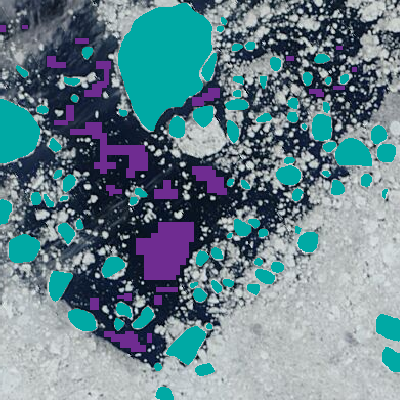
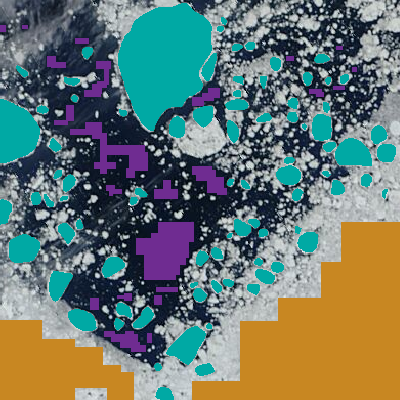
Revision of a layered 400px x 400px image; what changed, layer by layer:
added layer "ice samples" (2nd of 2) above "water samples" over bbox(0, 222, 400, 400)
